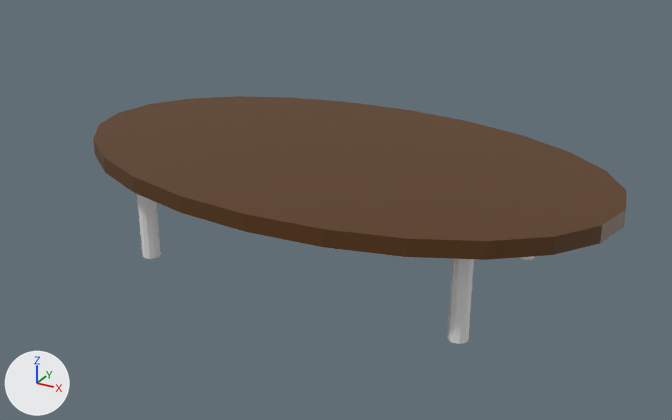
Two versions of the Blender file models/kotatsu.blend, one commit apart.
One viewpoint serves both versions: a camera (50 mm lens) standing at (1.58, -2.89, 1.64) and looking at (0.0, -0.01, 0.2). Arrows for +X, +Y and +Z are at lower left; the lights stay in place. The first picture is the older version.
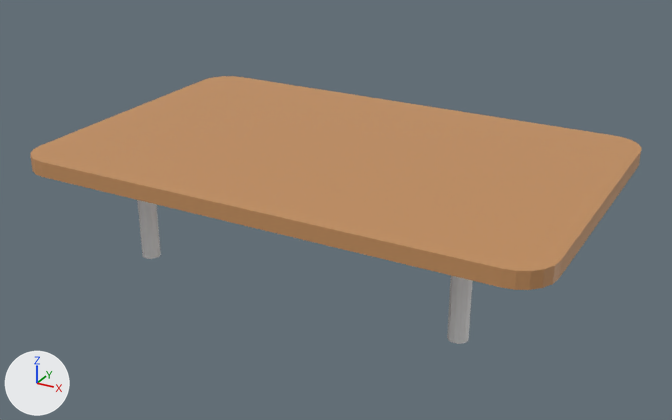
The change, as a diff of the scene's bpy script:
```diff
--- a/models/kotatsu.blend.py
+++ b/models/kotatsu.blend.py
@@ mat_wood @@
 mat_wood = principled_material('Wood')
-mat_wood.base_color = (0.0976, 0.0369, 0.00439)  # brown #58360e
+mat_wood.base_color = (0.554, 0.277, 0.112)  # orange #c4905e
@@ me_cube @@
+me_cube.from_pydata(...)  # 48 vertices, 26 faces; spans x -1.0..1.0, y -0.64..0.64, z 0.0..0.11
+me_cube.materials.append(mat_wood)  # orange #c4905e
@@ ob_cylinder @@
-ob_cylinder = bpy.data.objects.new('Cylinder', me_cylinder)
-ob_cylinder.location = (0.0, 0.0, 0.36)
-ob_cylinder.scale = (1.0, 1.0, 0.333)
@@ ob_cylinder_001 @@
 _m = ob_cylinder_001.modifiers.new('Mirror', 'MIRROR')
 _m.use_axis = (True, True, False)
-_m.mirror_object = ob_cylinder
@@ ob_cube @@
+ob_cube = bpy.data.objects.new('Cube', me_cube)
+ob_cube.location = (0.0, 0.0, 0.388)
+ob_cube.scale = (1.0, 1.0, 0.558)
```

What differs and where, as boxes (x1, y1, x2, y2) in the pictures (672 x 420 px):
'Cube', added (orange)
    after: (31, 76, 641, 290)
'Cylinder', deleted (brown)
    before: (93, 96, 627, 260)
